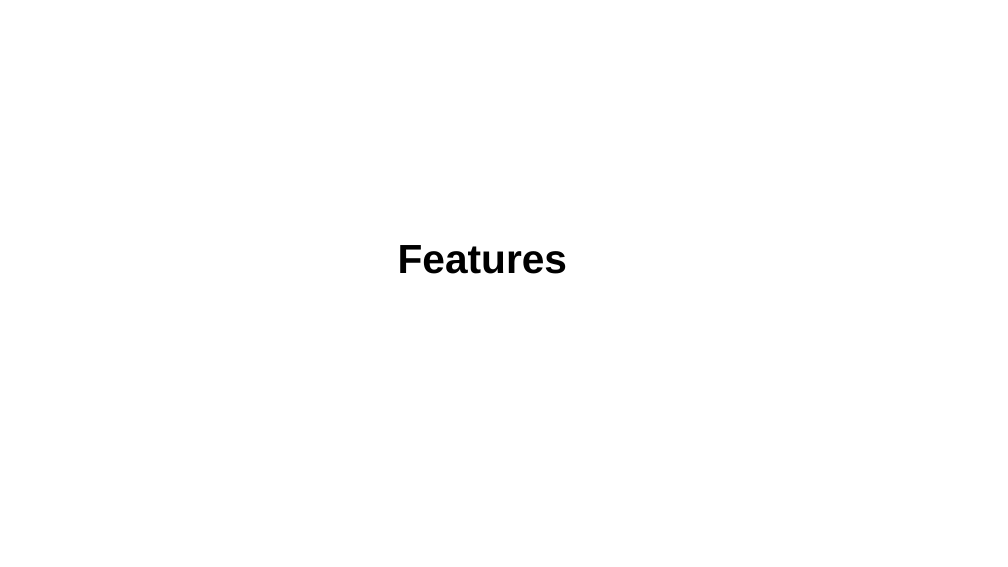
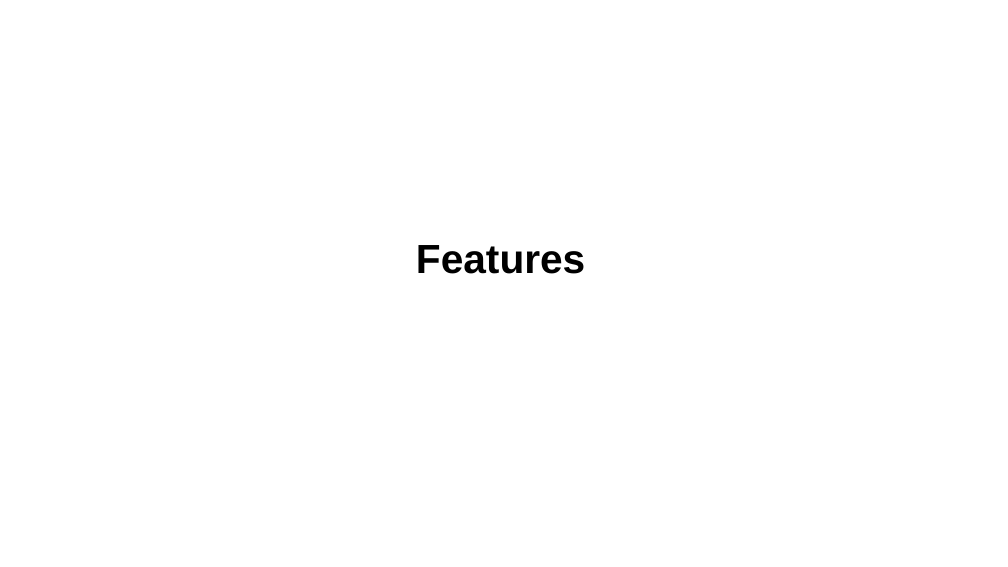
Before and after one commit to skrabbenborg/nosql-talk, a slide deck: slide 44 of presentation/presentation.pptx (slide 41 before the commit). Drawn at 1008x567 pixels with LibreOffice and Linux fonts; fonts in the diff are those of the drawing; background and template pictures are left out. Boxes give left, top, right and bottom in pixels: in the first picture for what was removed or moved away, otherwise in the second. Text is boxed around its words. In the diff, an @@ line names an element or a change of style, - is before the commit and + after.

Commit message:
Progress on Neo4j presentation

```diff
--- a/presentation/presentation.pptx
+++ b/presentation/presentation.pptx
@@ text "Features": place and size @@
-text "Features" at [398,245,567,274]
+text "Features" at [416,245,585,274]
```
Also in this commit, not shown: 4 slides added, 6 other files.
